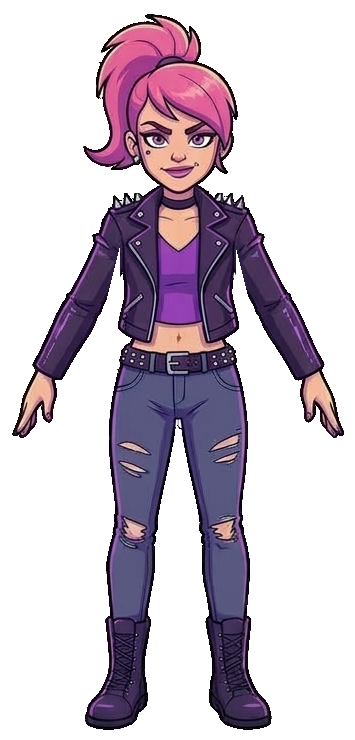
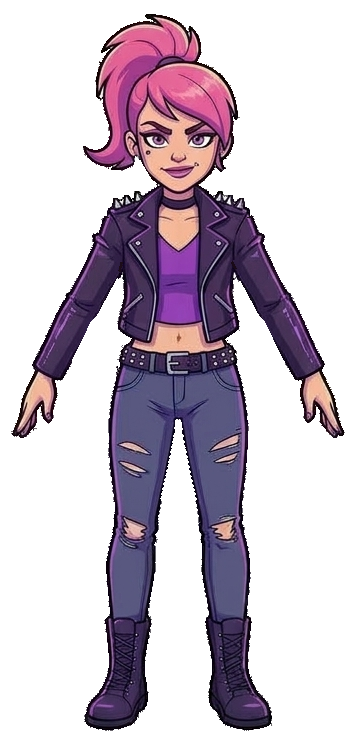
Layer changes from the first 355px x 740px image to the second:
renamed "hand_L" to "arm_lo_L", painted on it over <box>231,241,345,438</box>
renamed "hand_R" to "arm_lo_R", painted on it over <box>11,247,123,437</box>
removed layer "arm_lower_L" over <box>255,289,325,385</box>
removed layer "arm_lower_R" over <box>32,289,101,381</box>
removed layer "torso" over <box>107,193,248,380</box>
painted on "head" over <box>83,14,240,217</box>
removed layer "arm_upper_L" over <box>231,199,291,313</box>
removed layer "arm_upper_R" over <box>65,201,124,313</box>
renamed "leg_upper_L" to "body", painted on it over <box>84,161,273,731</box>
removed layer "leg_upper_R" over <box>108,361,178,528</box>
removed layer "leg_lower_L" over <box>199,509,273,731</box>
removed layer "leg_lower_R" over <box>84,512,159,731</box>
added layer "arm_up_L" above "arm_up_R" over <box>231,198,265,267</box>
added layer "arm_up_R" over <box>90,202,123,268</box>
